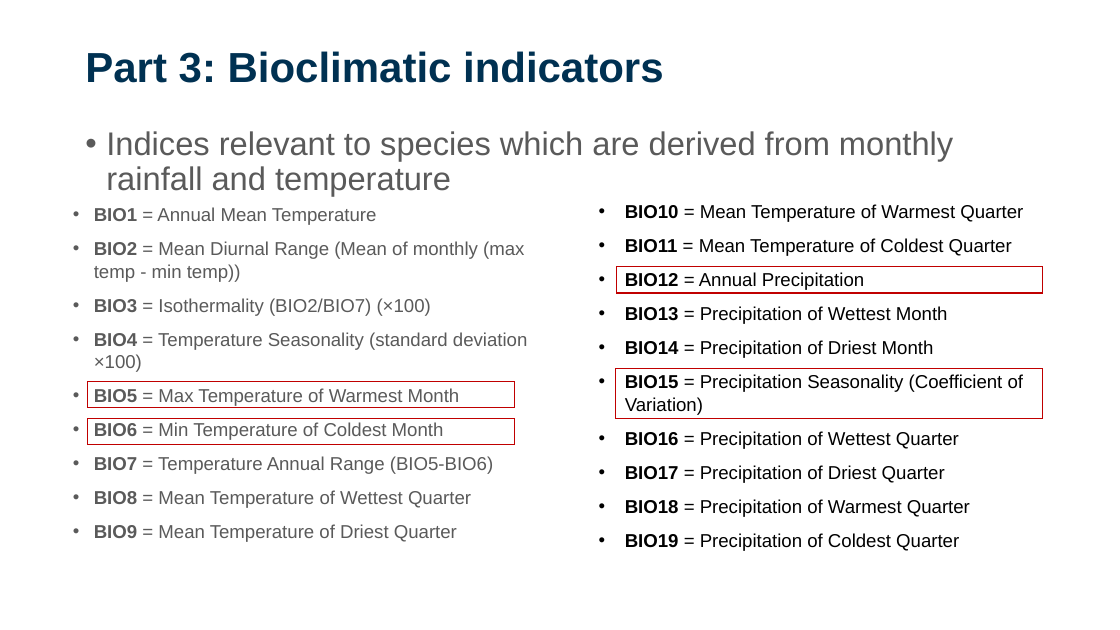
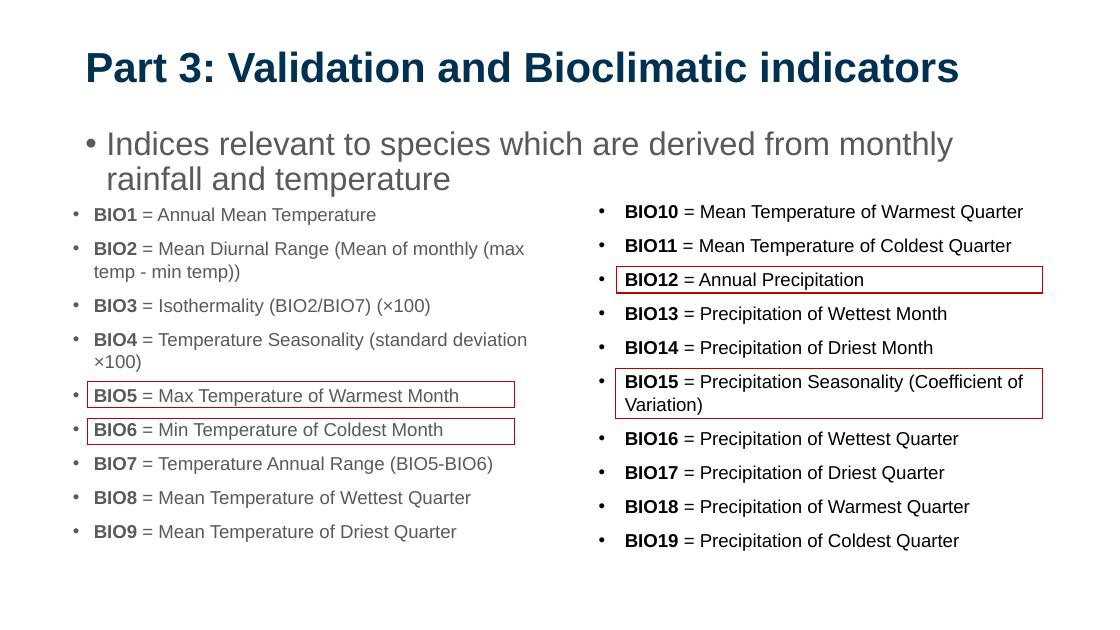
Before and after one commit to sdesrosiers1989/ICCB_Projections, a slide deck: slide 24 of ICCB2025_Session2_ClimateProjections.pptx. Drawn at 1120x630 pixels with LibreOffice and Linux fonts; fonts in the diff are those of the drawing; background and template pictures are left out. Boxes give left, top, right and bottom in pixels: in the first picture for what was removed or moved away, otherwise in the second. Text is boxed around its words. In the diff, an @@ line names an element or a change of style, - is before the commit and + after.

```diff
--- a/ICCB2025_Session2_ClimateProjections.pptx
+++ b/ICCB2025_Session2_ClimateProjections.pptx
@@ title at [85,51,960,83]: text changed @@
-Part 3: Bioclimatic indicators
+Part 3: Validation and Bioclimatic indicators
```
Also in this commit, not shown: 1 other slide changed, 2 other files.
